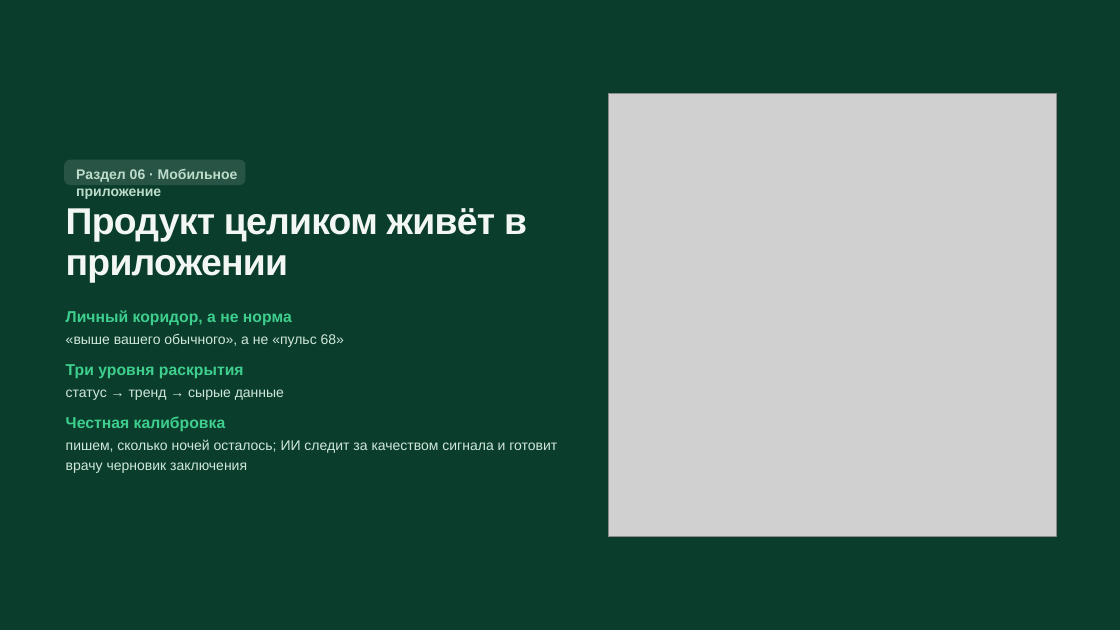
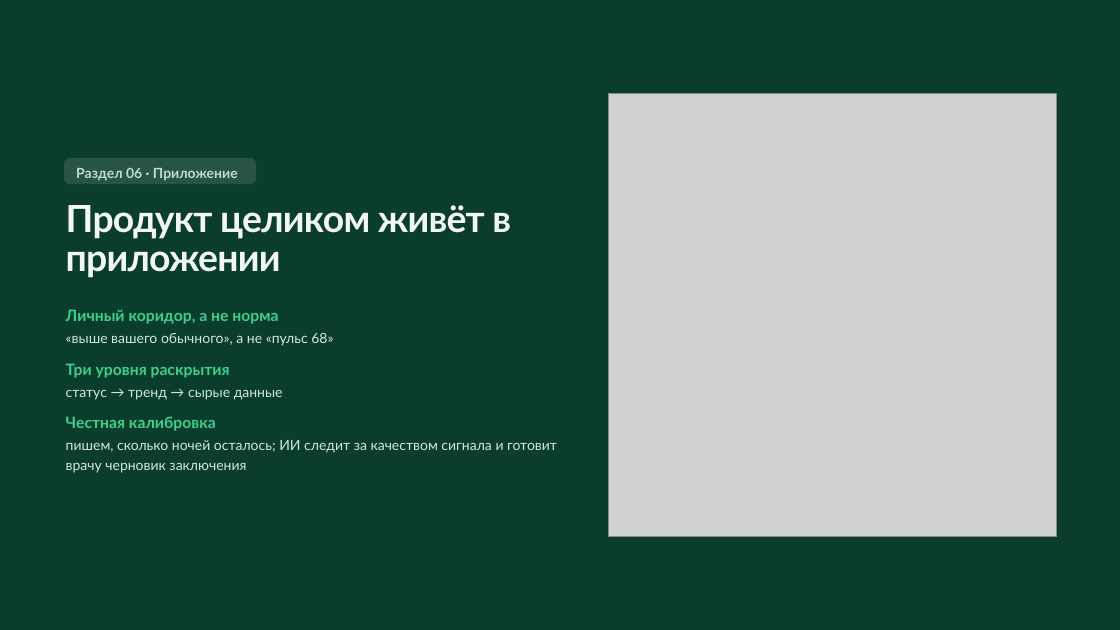
Before and after one commit to Beibute/damumed-band, a slide deck: slide 11 of files/damumed-band-prezentaciya.pptx. Drawn at 1120x630 pixels with LibreOffice and Linux fonts; fonts in the diff are those of the drawing; grey boxes stand for pictures. Boxes give left, top, right and bottom in pixels: in the first picture for what was removed or moved away, otherwise in the second. Text is boxed around its words. In the diff, an @@ line names an element or a change of style, - is before the commit and + after.

```diff
--- a/files/damumed-band-prezentaciya.pptx
+++ b/files/damumed-band-prezentaciya.pptx
@@ rounded rectangle: place and size @@
-rounded rectangle at box(64, 160, 246, 185)
+rounded rectangle at box(64, 158, 256, 184)
@@ rounded rectangle at box(64, 158, 256, 184): proportions changed @@
@@ text at box(76, 168, 238, 181): text changed; font Arial to Lato @@
-Раздел 06 · Мобильное приложение
+Раздел 06 · Приложение
@@ text "Продукт целиком живёт в приложении" at box(66, 205, 511, 278): font Arial to Lato; line spacing 0.92 to 0.89 @@
@@ font Arial to Lato in 3 elements at box(66, 363, 230, 378), box(66, 309, 278, 324), box(66, 416, 216, 431) @@
@@ font Arial to Lato; line spacing 1.22 to 1.16 in 3 elements at box(66, 333, 333, 346), box(66, 390, 283, 400), box(66, 440, 557, 473) @@
```
Also in this commit, not shown: 15 other slides changed.
